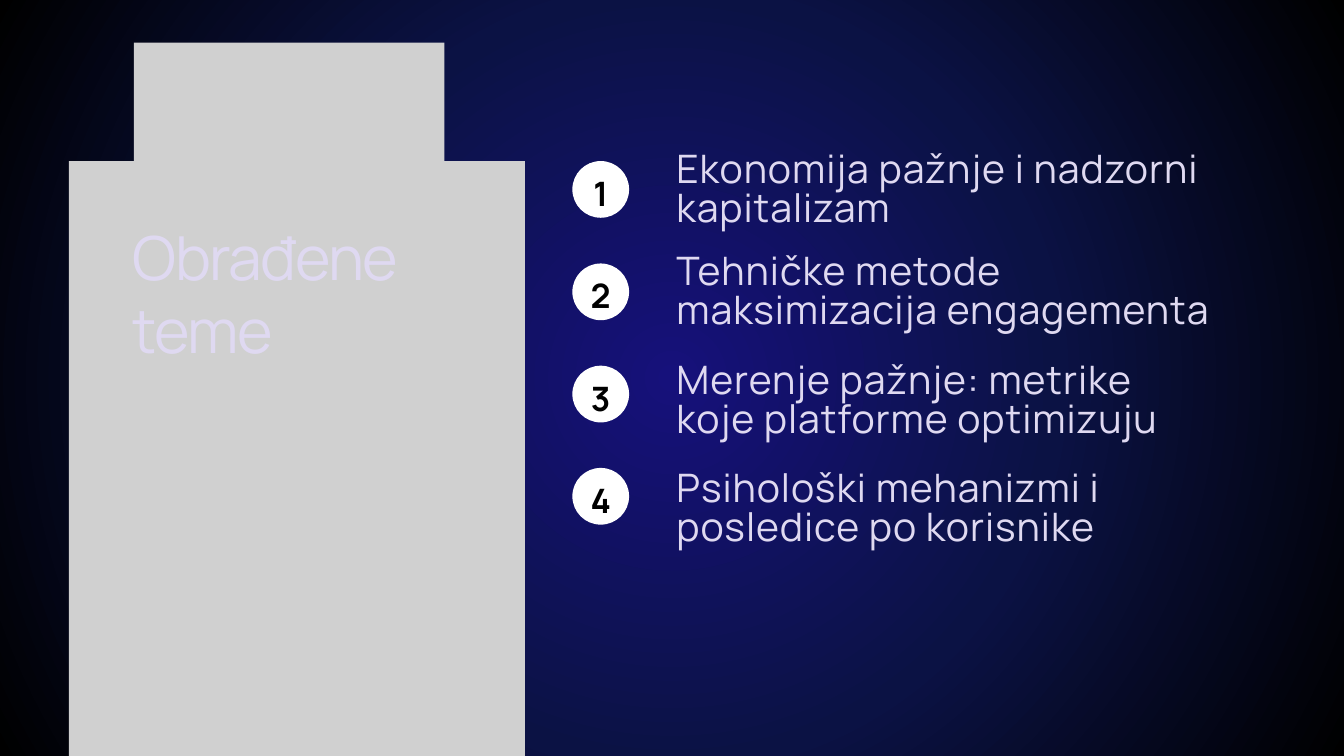
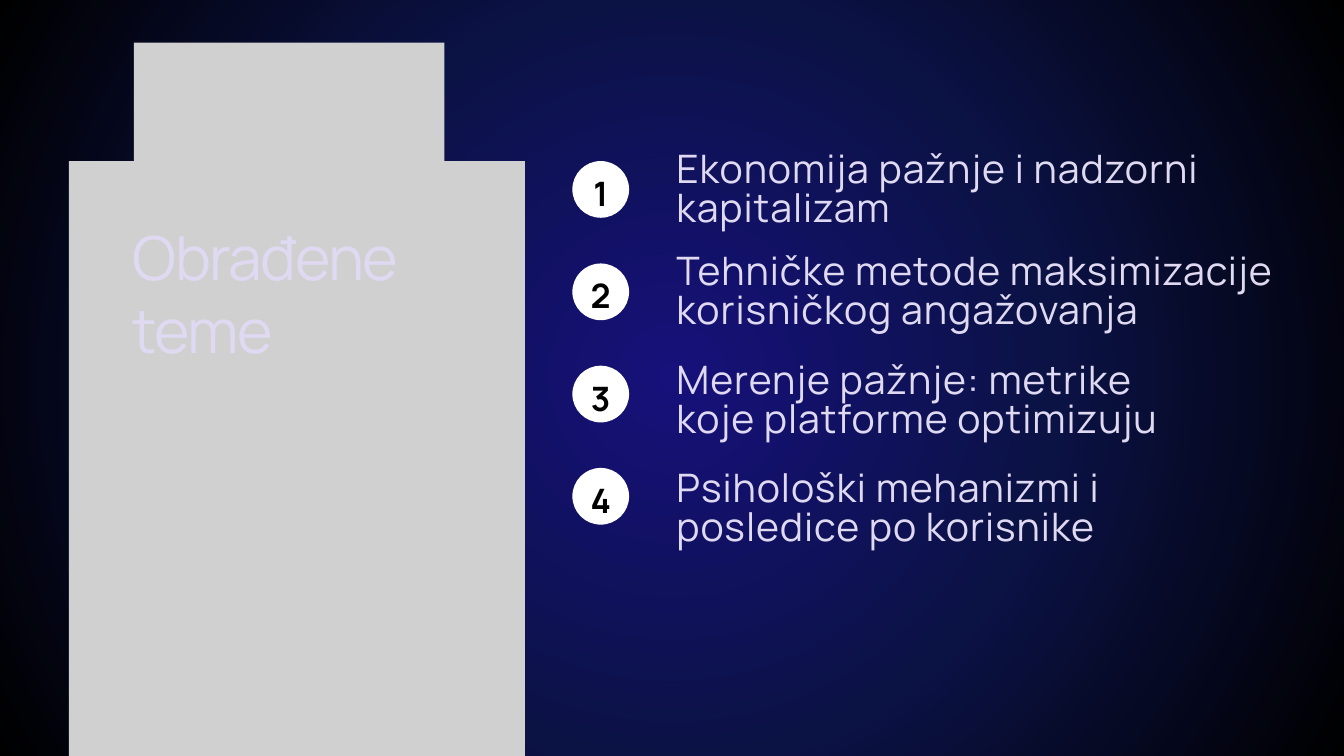
Before and after one commit to sanastojanovic/RID, a slide deck: slide 2 of rid_2026_seminarski/mi22035_Sofija_Janevska/prezentacija/Algoritamska manipulacija pažnjom.pptx. Drawn at 1344x756 pixels with LibreOffice and Linux fonts; fonts in the diff are those of the drawing; grey boxes stand for pictures. Boxes give left, top, right and bottom in pixels: in the first picture for what was removed or moved away, otherwise in the second. Text is boxed around its words. In the diff, an @@ line names an element or a change of style, - is before the commit and + after.

```diff
--- a/rid_2026_seminarski/mi22035_Sofija_Janevska/prezentacija/Algoritamska manipulacija pažnjom.pptx
+++ b/rid_2026_seminarski/mi22035_Sofija_Janevska/prezentacija/Algoritamska manipulacija pažnjom.pptx
@@ text at box(676, 255, 1272, 334): text changed @@
-  Tehničke metode maksimizacija engagementa
+  Tehničke metode maksimizacije korisničkog angažovanja
```
Also in this commit, not shown: 4 other slides changed, 1 slide added, 1 other file.
